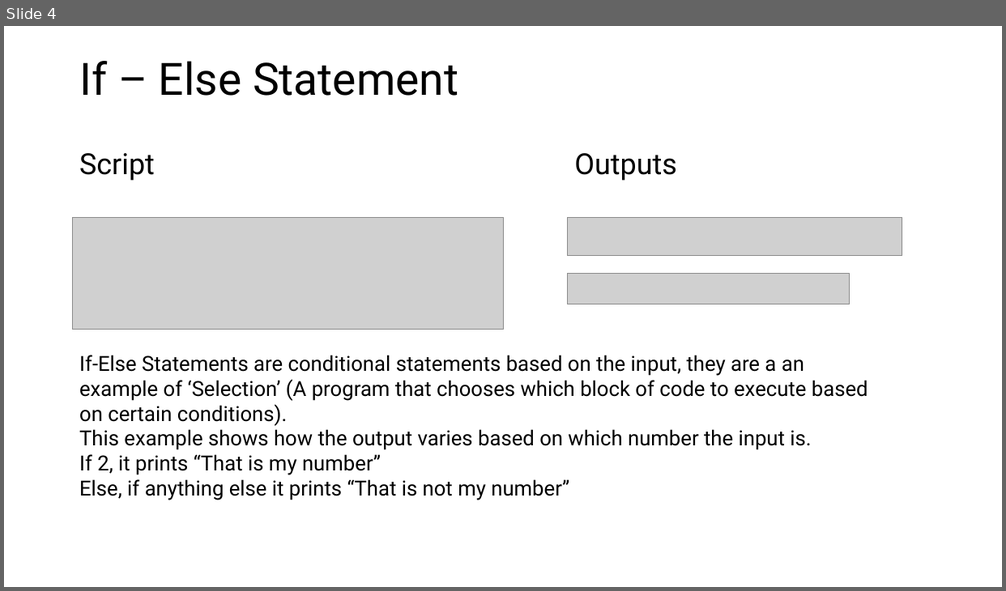
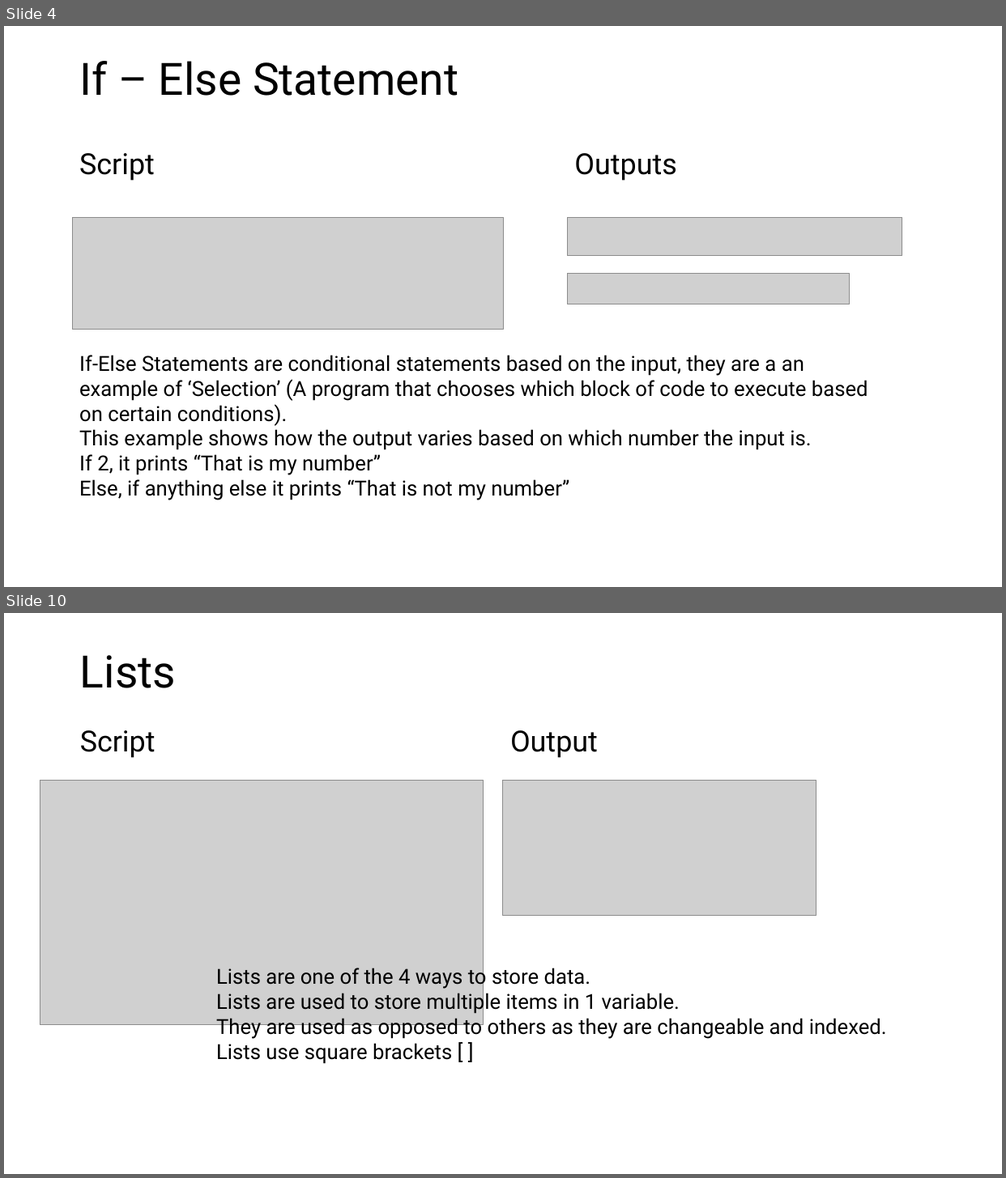
Before and after one commit to PengoPango/403IT_Programming_repos, a slide deck: 403_Programming/assignments/403IT_Understanding_PP.pptx. Shown one above the other, each under a label of ours: slide 4 before the commit, slides 4 and 10 after it; the slides between them are not shown. The pictures are 1006x591 and 1006x1178 pixels, drawn with LibreOffice and Linux fonts; fonts in the diff are those of the drawing; grey boxes stand for pictures. Boxes give left, top, right and bottom in pixels: in the first picture for what was removed or moved away, otherwise in the second. Text is boxed around its words. In the diff, an @@ line names an element or a change of style, - is before the commit and + after.

```diff
--- a/403_Programming/assignments/403IT_Understanding_PP.pptx
+++ b/403_Programming/assignments/403IT_Understanding_PP.pptx
@@ slide 10 added at (4, 613, 1002, 1174), background #FFFFFF @@
@@ title added at (80, 655, 176, 688), 43 pt, text #000000 @@
+Lists
@@ text added at (80, 730, 155, 758), 28 pt, text #000000 @@
+Script
@@ text added at (510, 730, 598, 758), 28 pt, text #000000 @@
+Output
@@ picture added at (40, 780, 484, 1025) @@
@@ picture added at (503, 780, 817, 915) @@
@@ text added at (216, 965, 887, 1064), 20 pt, text #000000 @@
+Lists are one of the 4 ways to store data.
+Lists are used to store multiple items in 1 variable.
+They are used as opposed to others as they are changeable and indexed.
+Lists use square brackets [ ]
```
Also in this commit, not shown: 1 slide changed, 7 other slides added, 1 other file.
